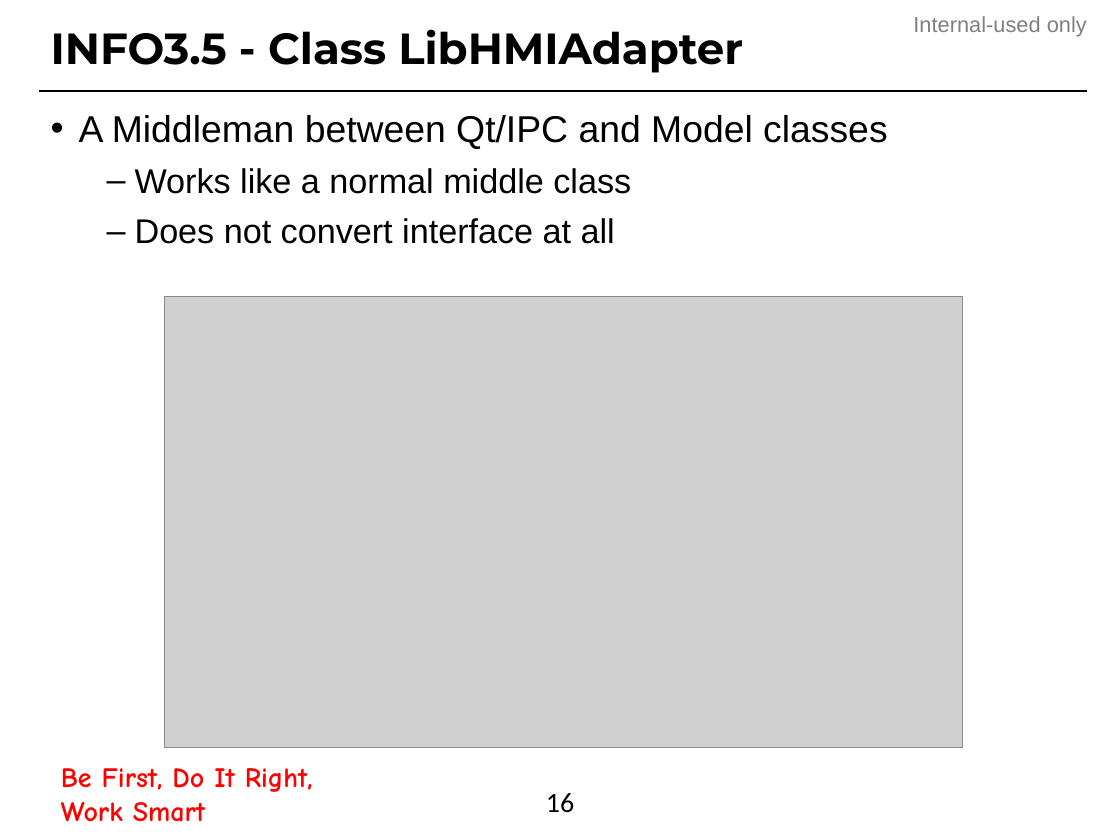
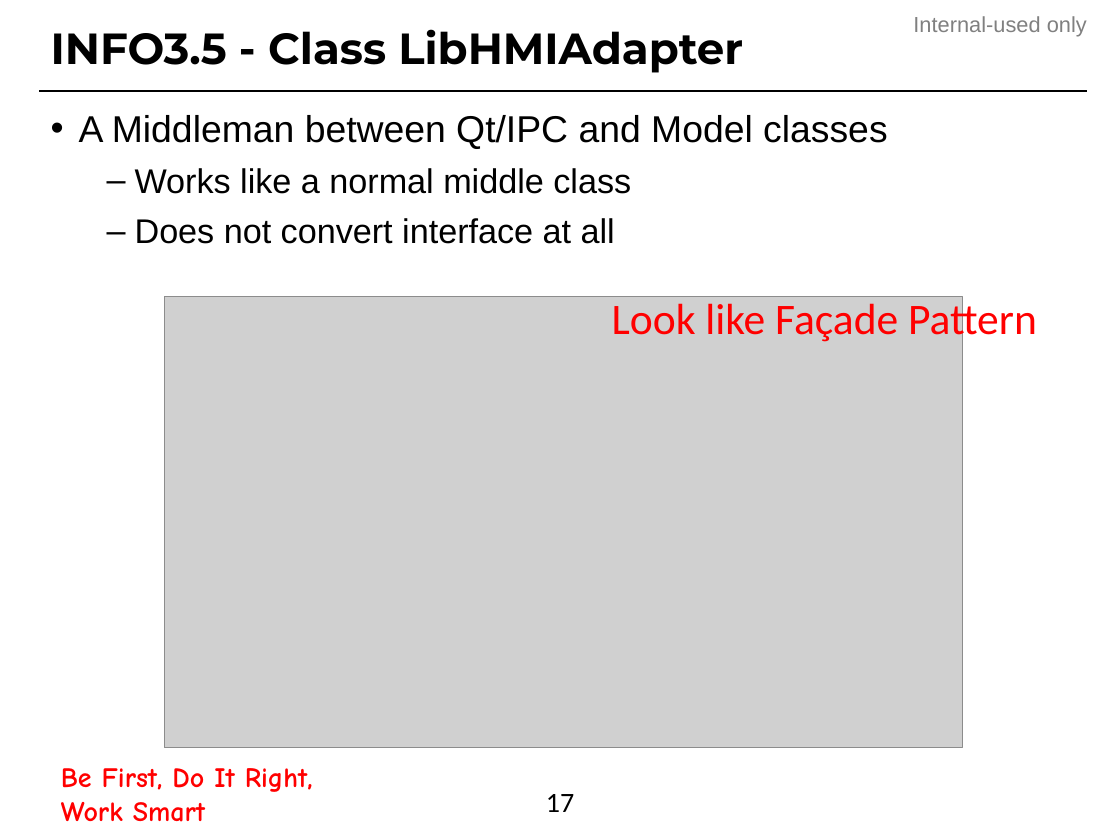
Before and after one commit to buinguyentung/LG_IVI_DCV, a slide deck: slide 17 of 00.Design_Pattern/Adapter_Pattern.pptx (slide 16 before the commit). Drawn at 1120x840 pixels with LibreOffice and Linux fonts; fonts in the diff are those of the drawing; grey boxes stand for pictures; background and template pictures are left out. Boxes give left, top, right and bottom in pixels: in the first picture for what was removed or moved away, otherwise in the second. Text is boxed around its words. In the diff, an @@ line names an element or a change of style, - is before the commit and + after.

Commit message:
Update design pattern slides

```diff
--- a/00.Design_Pattern/Adapter_Pattern.pptx
+++ b/00.Design_Pattern/Adapter_Pattern.pptx
@@ text added at <box>612,298,1037,345</box>, 28 pt, text #FF0000 @@
+Look like Façade Pattern
@@ page number at <box>546,794,574,812</box>: text changed @@
-16
+17
```
Also in this commit, not shown: 2 other slides changed, 1 slide added, 1 other file.
